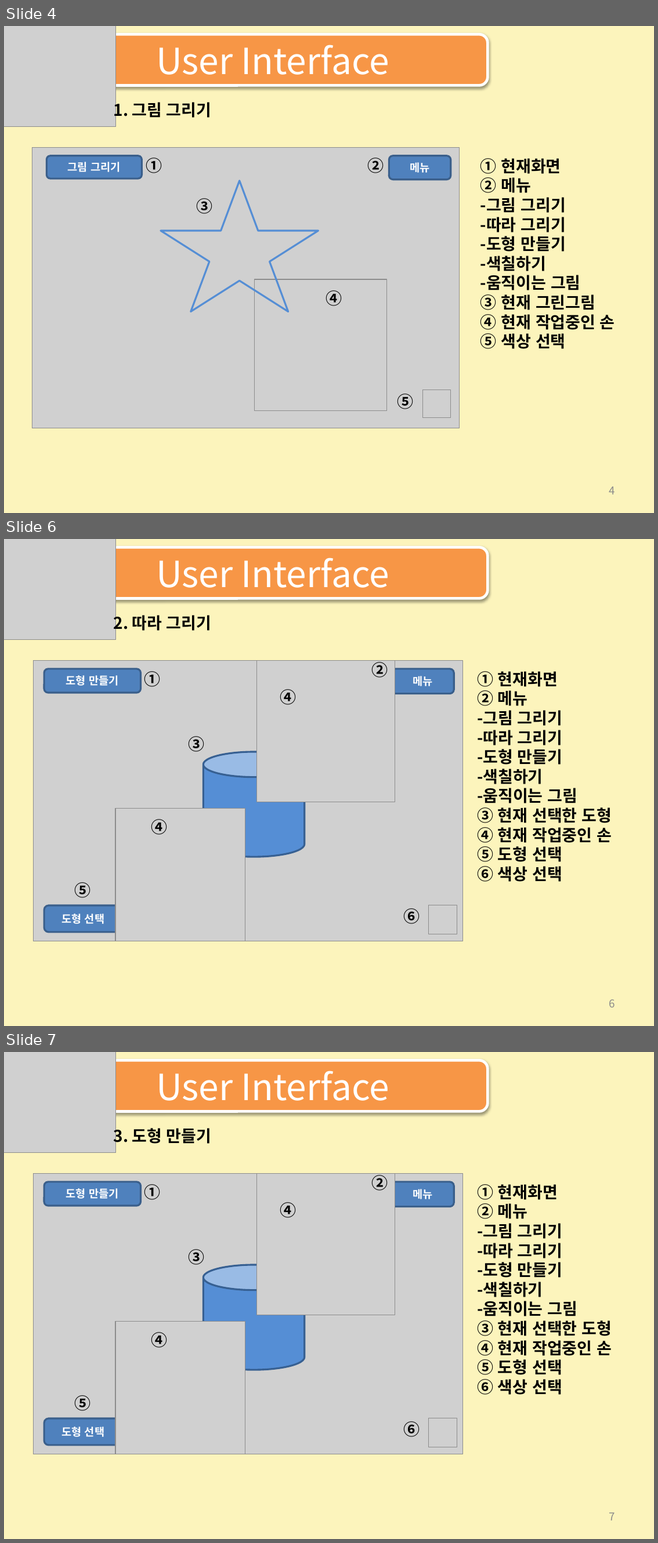
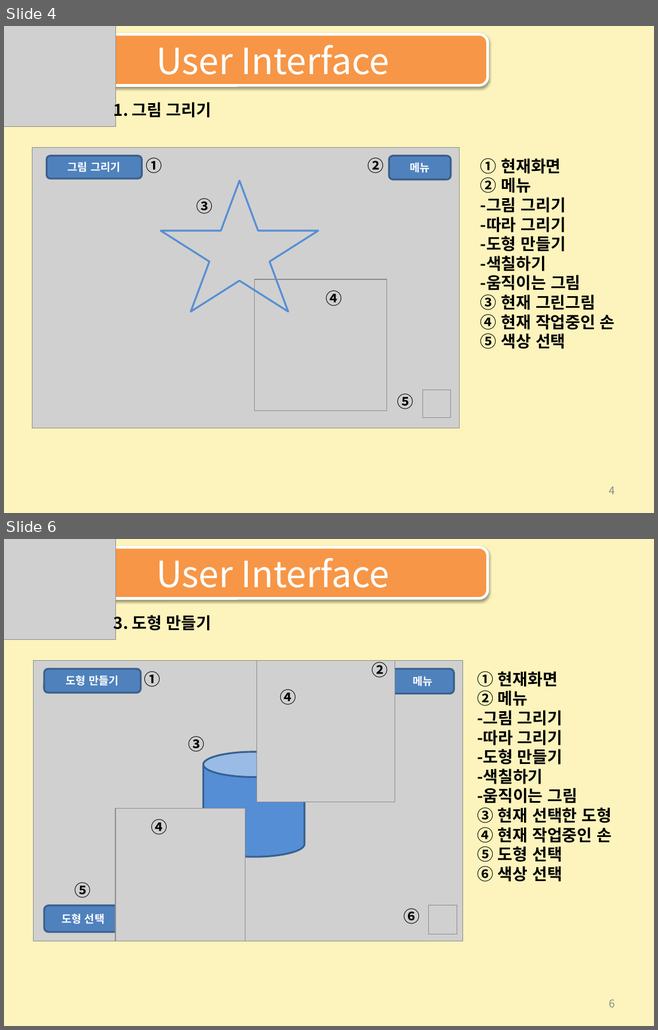
Before and after one commit to darolb/Team-PlayMeetJob, a slide deck: Work_Data/GW_UI Design_ppt_V1.0_20170212.pptx. Shown one above the other, each under a label of ours: slides 4, 6 and 7 before the commit, slides 4 and 6 after it; the slides between them are not shown. The pictures are 658x1543 and 658x1030 pixels, drawn with LibreOffice and Linux fonts; fonts in the diff are those of the drawing; grey boxes stand for pictures. Boxes give left, top, right and bottom in pixels: in the first picture for what was removed or moved away, otherwise in the second. Text is boxed around its words. In the diff, an @@ line names an element or a change of style, - is before the commit and + after.

```diff
--- a/Work_Data/GW_UI Design_ppt_V1.0_20170212.pptx
+++ b/Work_Data/GW_UI Design_ppt_V1.0_20170212.pptx
@@ slide 6 removed at [4, 539, 654, 1026], background #FCF4BC @@
@@ picture removed at [4, 539, 116, 640] @@
@@ rounded rectangle removed at [58, 548, 487, 599] @@
-User Interface
@@ text removed at [114, 613, 211, 634] @@
-2. 따라 그리기
@@ text removed at [477, 671, 611, 882] @@
-① 현재화면
-② 메뉴
--그림 그리기
--따라 그리기
--도형 만들기
--색칠하기
--움직이는 그림
-③ 현재 선택한 도형
-④ 현재 작업중인 손
-⑤ 도형 선택
-⑥ 색상 선택
@@ group removed at [33, 660, 463, 941]: 7 texts, 4 pictures, 3 rounded rectangles, 1 cylinder @@
-메뉴
-도형 선택
-도형 만들기
-①
-②
-③
-④
-⑤
-⑥
-④
@@ page number removed at [608, 1000, 614, 1008] @@
-6
@@ what was slide 7 is now slide 6 @@
@@ page number at [608, 1000, 614, 1008]: text changed @@
-7
+6
```
Also in this commit, not shown: 4 slides changed.
